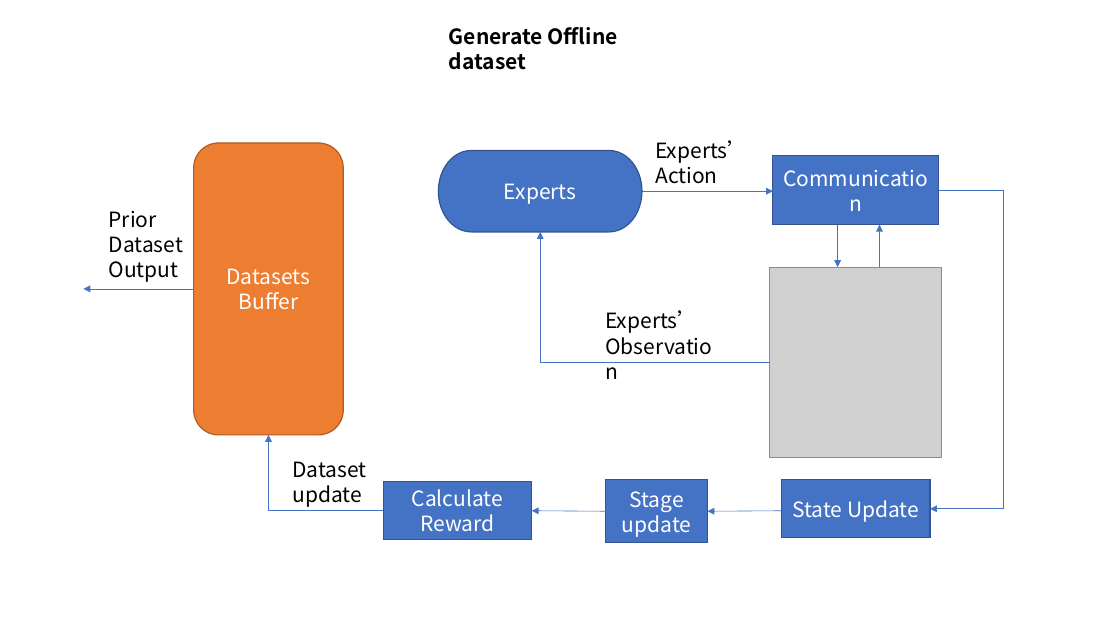
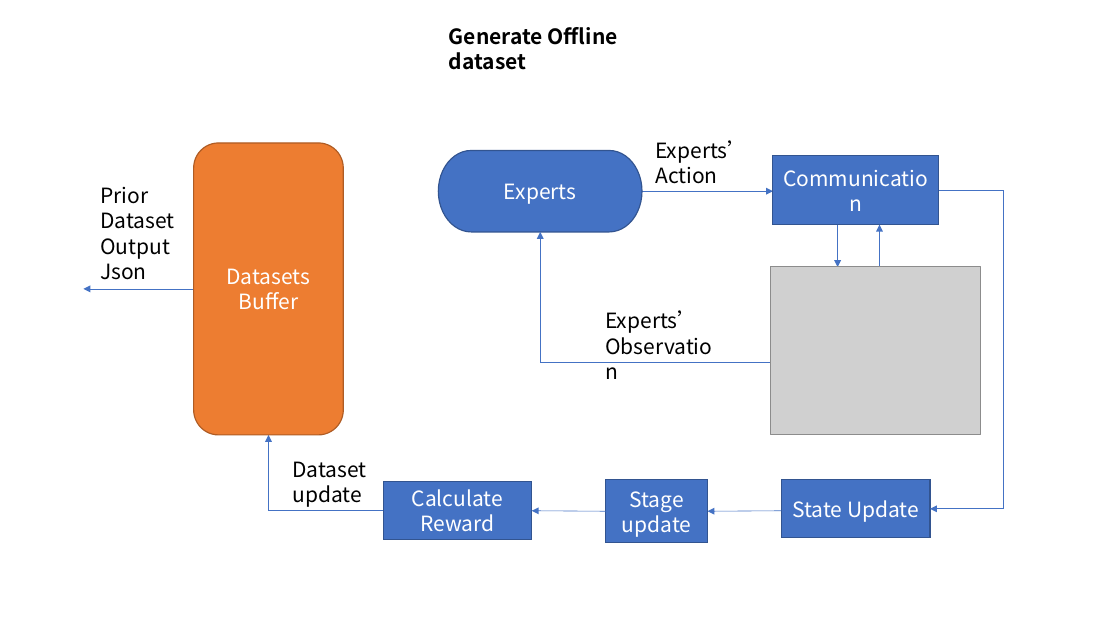
Before and after one commit to ttopeor/RLproject, a slide deck: slide 4 of rlproject/reference/FinalPresentationPPT.pptx. Drawn at 1120x630 pixels with LibreOffice and Linux fonts; fonts in the diff are those of the drawing; grey boxes stand for pictures. Boxes give left, top, right and bottom in pixels: in the first picture for what was removed or moved away, otherwise in the second. Text is boxed around its words. In the diff, an @@ line names an element or a change of style, - is before the commit and + after.

```diff
--- a/rlproject/reference/FinalPresentationPPT.pptx
+++ b/rlproject/reference/FinalPresentationPPT.pptx
@@ text "Prior Dataset": place and size @@
-text "Prior Dataset" at [109,211,183,282]
+text "Prior Dataset" at [100,187,174,280]
@@ text at [100,258,147,280]: paragraph added @@
+Json
@@ picture: place and size @@
-picture at [770,267,942,457]
+picture at [770,267,981,435]
```
Also in this commit, not shown: 4 other slides changed, 10 other files.
